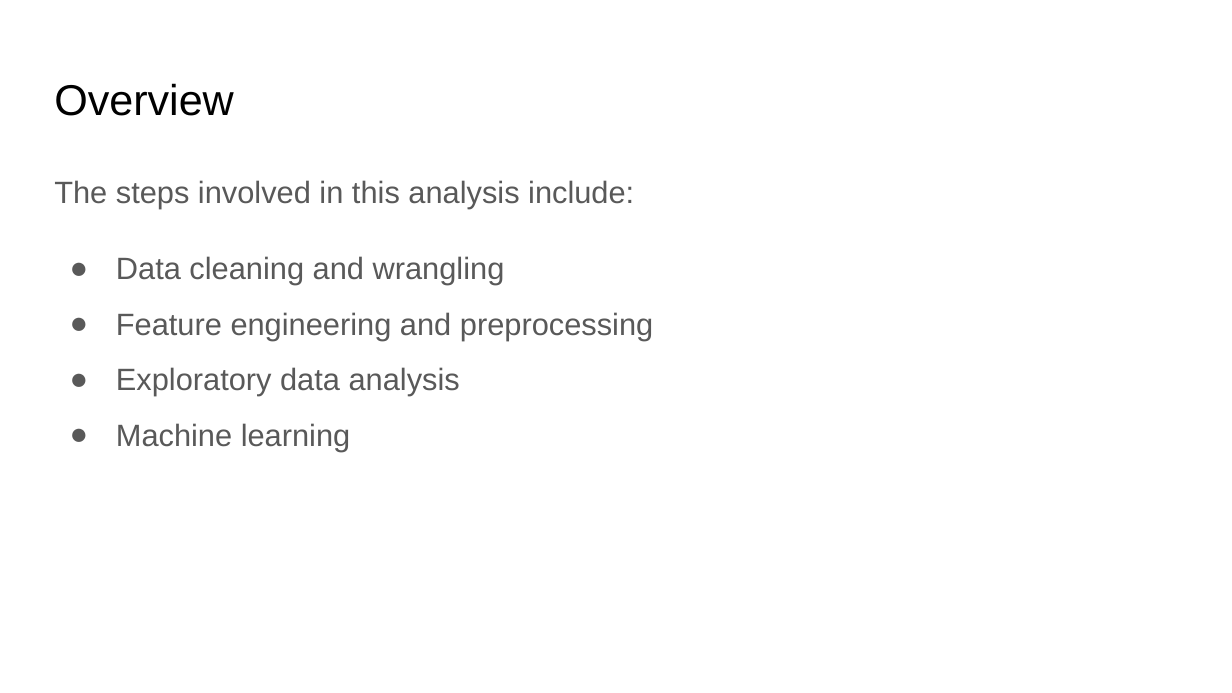
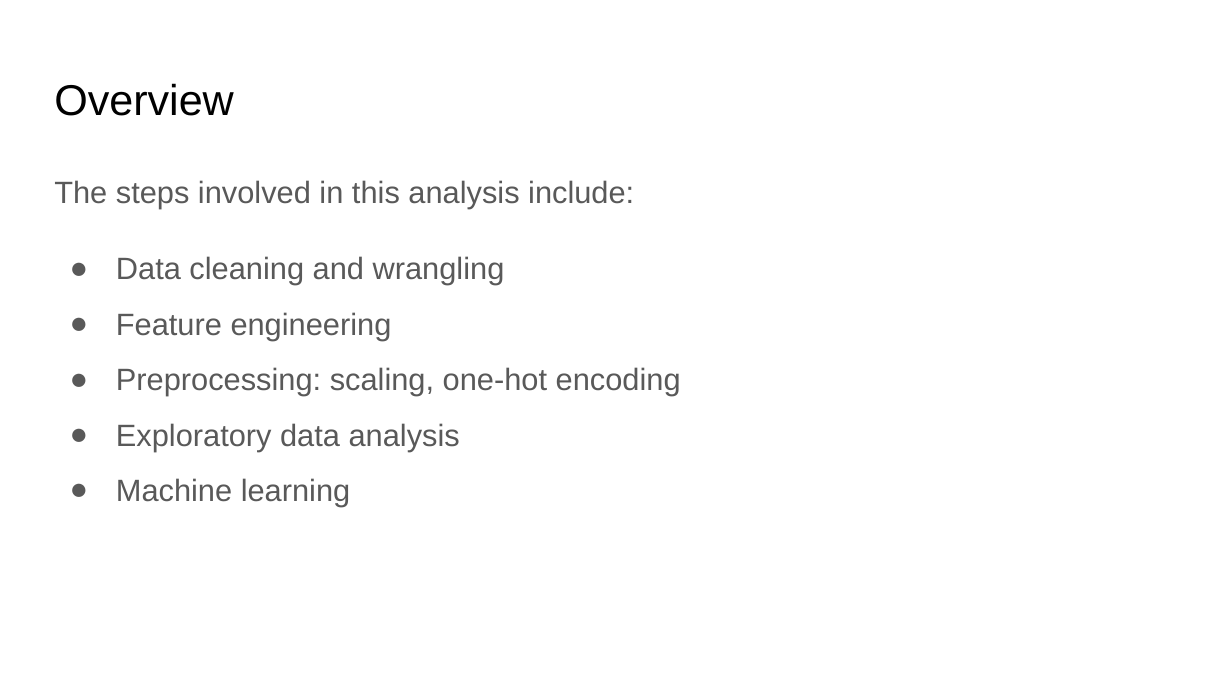
Before and after one commit to smaxwell953/Springboard_DSC_Career_Track, a slide deck: slide 5 of Capstone 2/Capstone Presentation.pptx (slide 4 before the commit). Drawn at 1232x693 pixels with LibreOffice and Linux fonts; fonts in the diff are those of the drawing. Boxes give left, top, right and bottom in pixels: in the first picture for what was removed or moved away, otherwise in the second. Text is boxed around its words. In the diff, an @@ line names an element or a change of style, - is before the commit and + after.

```diff
--- a/Capstone 2/Capstone Presentation.pptx
+++ b/Capstone 2/Capstone Presentation.pptx
@@ text at [116, 312, 681, 396]: text changed @@
-● Feature engineering and preprocessing
+● Feature engineering
+● Preprocessing: scaling, one-hot encoding
```
Also in this commit, not shown: 5 other slides changed, 3 slides added, 1 other file.
